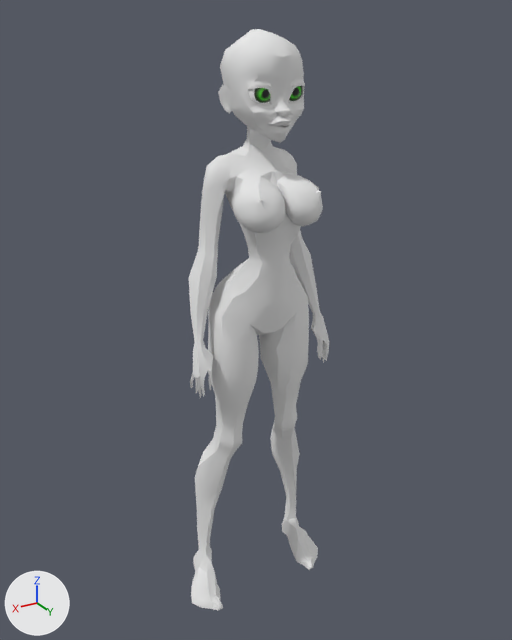
Before and after pictures for a commit that changed the Blender file iris_toon_iris_presize2.blend.
One viewpoint serves both versions: a 50 mm lens placed at (1.84, 3.1, 3.32), pointed at (-0.01, 0.02, 1.78). Every picture has the same lights, and +X, +Y and +Z are marked at lower left.

In view in the first picture: 'Girl_body', 'Girl_head.002'.
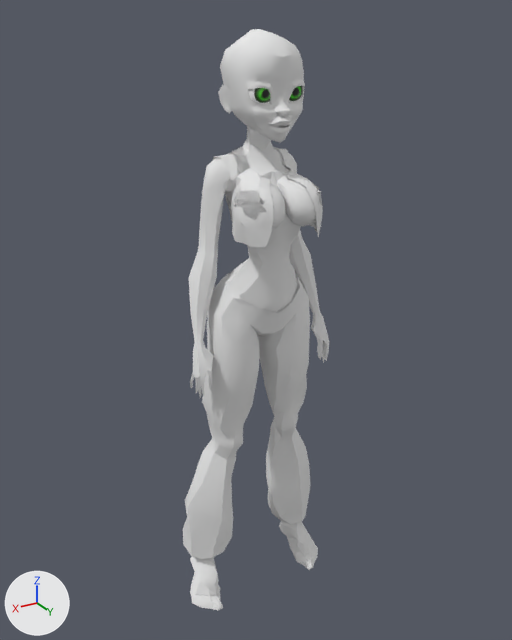
Pixel boxes [x1, y1, x2, y2] of what changed, in the pictures (512 x 640 px):
'Girl_cloth1', added: after [183, 149, 323, 595]

Edits to the bpy script that builds the scene:
```text
Add mat_material_cloth:
    mat_material_cloth = diffuse_material('Material_cloth')
    mat_material_cloth.base_color = (0.8, 0.8, 0.8)  # white #e7e7e7
Add me_cube_001_1:
    me_cube_001_1.from_pydata(...)  # 370 vertices, 670 faces; spans x 0.0..0.46, y -0.21..0.39, z 0.02..2.74
    me_cube_001_1.polygons.foreach_set('use_smooth', [True] * 670)
    me_cube_001_1.materials.append(mat_material_cloth)  # its picture is missing
Add ob_girl_cloth1:
    ob_girl_cloth1 = bpy.data.objects.new('Girl_cloth1', me_cube_001_1)
    ob_girl_cloth1.location = (0.0, 0.0, 0.0)
    _m = ob_girl_cloth1.modifiers.new('Mirror', 'MIRROR')
    _m.use_clip = True
```
